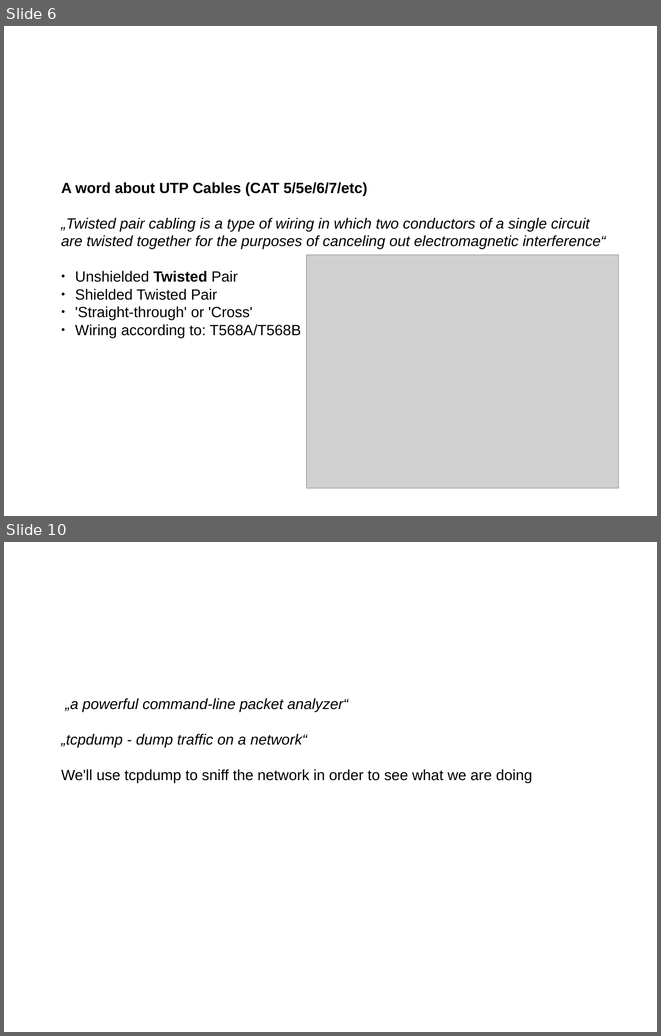
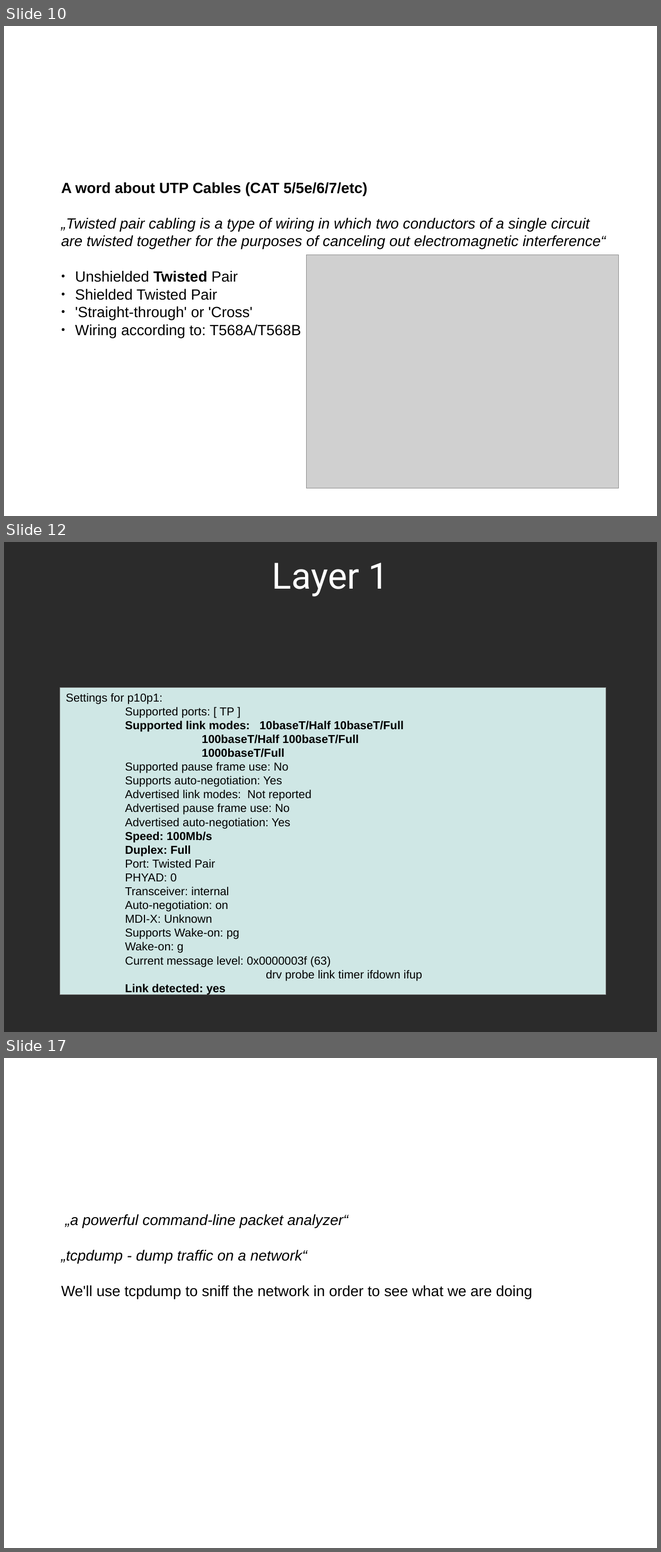
Before and after one commit to sphaero/workshops, a slide deck: Networking/presentation.odp. Shown one above the other, each under a label of ours: slides 6 and 10 before the commit, slides 10, 12 and 17 after it; the slides between them are not shown. The pictures are 661x1036 and 661x1552 pixels, drawn with LibreOffice and Linux fonts; fonts in the diff are those of the drawing; grey boxes stand for pictures; background and template pictures are left out; a plain dark background stands for a picture behind light text. Boxes give left, top, right and bottom in pixels: in the first picture for what was removed or moved away, otherwise in the second. Text is boxed around its words. In the diff, an @@ line names an element or a change of style, - is before the commit and + after.

```diff
--- a/Networking/presentation.odp
+++ b/Networking/presentation.odp
@@ slide 12 added at (x1=4, y1=542, x2=657, y2=1032), background picture (left out) @@
@@ title added at (x1=272, y1=563, x2=388, y2=597), 44 pt, text #FFFFFF @@
+Layer 1
@@ rectangle added at (x1=60, y1=687, x2=606, y2=995), fill #CFE7E5, outline #808080 0 pt, 14 pt, text #000000 @@
+Settings for p10p1:
+Supported ports: [ TP ]
+Supported link modes: 10baseT/Half 10baseT/Full
+100baseT/Half 100baseT/Full
+1000baseT/Full
+Supported pause frame use: No
+Supports auto-negotiation: Yes
+Advertised link modes: Not reported
+Advertised pause frame use: No
+Advertised auto-negotiation: Yes
+Speed: 100Mb/s
+Duplex: Full
+Port: Twisted Pair
+PHYAD: 0
+Transceiver: internal
+Auto-negotiation: on
+MDI-X: Unknown
+Supports Wake-on: pg
+Wake-on: g
+Current message level: 0x0000003f (63)
+drv probe link timer ifdown ifup
+Link detected: yes
@@ what was slide 6 is now slide 10 @@
@@ what was slide 10 is now slide 17 @@
```
Also in this commit, not shown: 8 slides changed, 10 other slides added, 2 slides removed.
